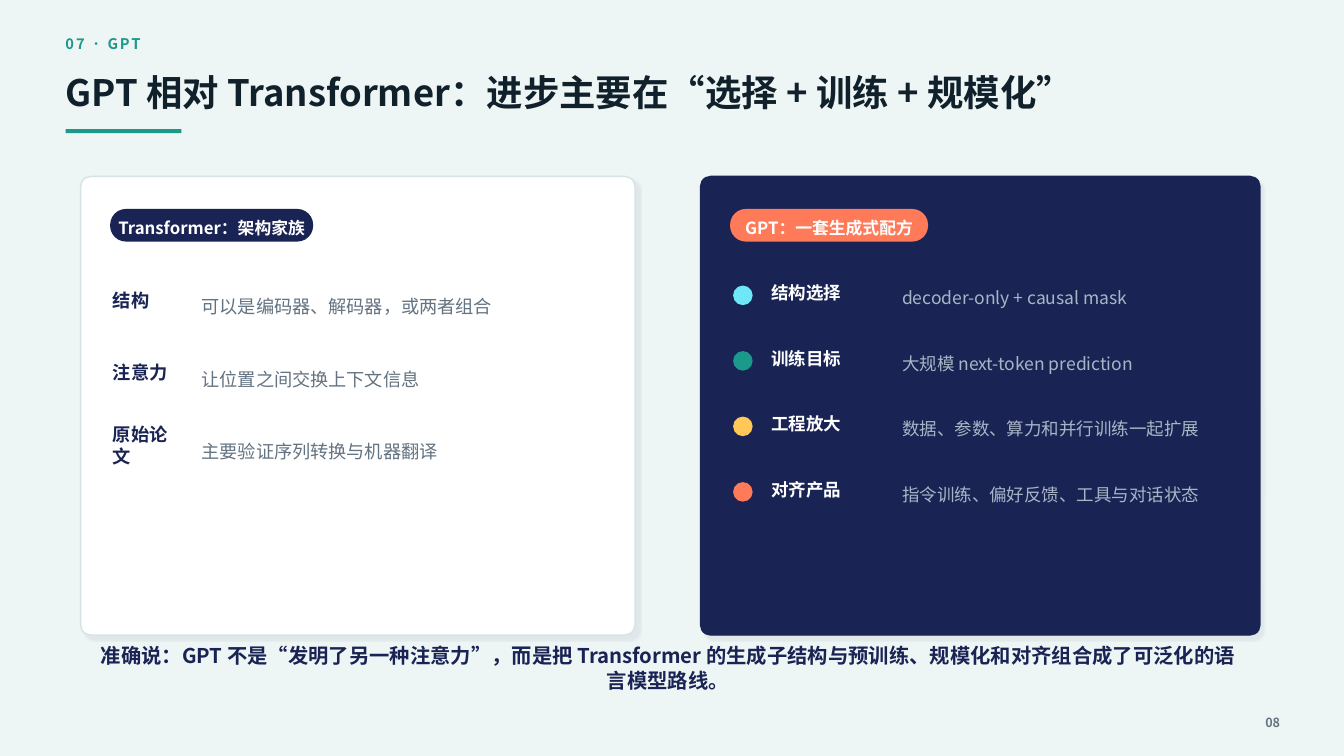
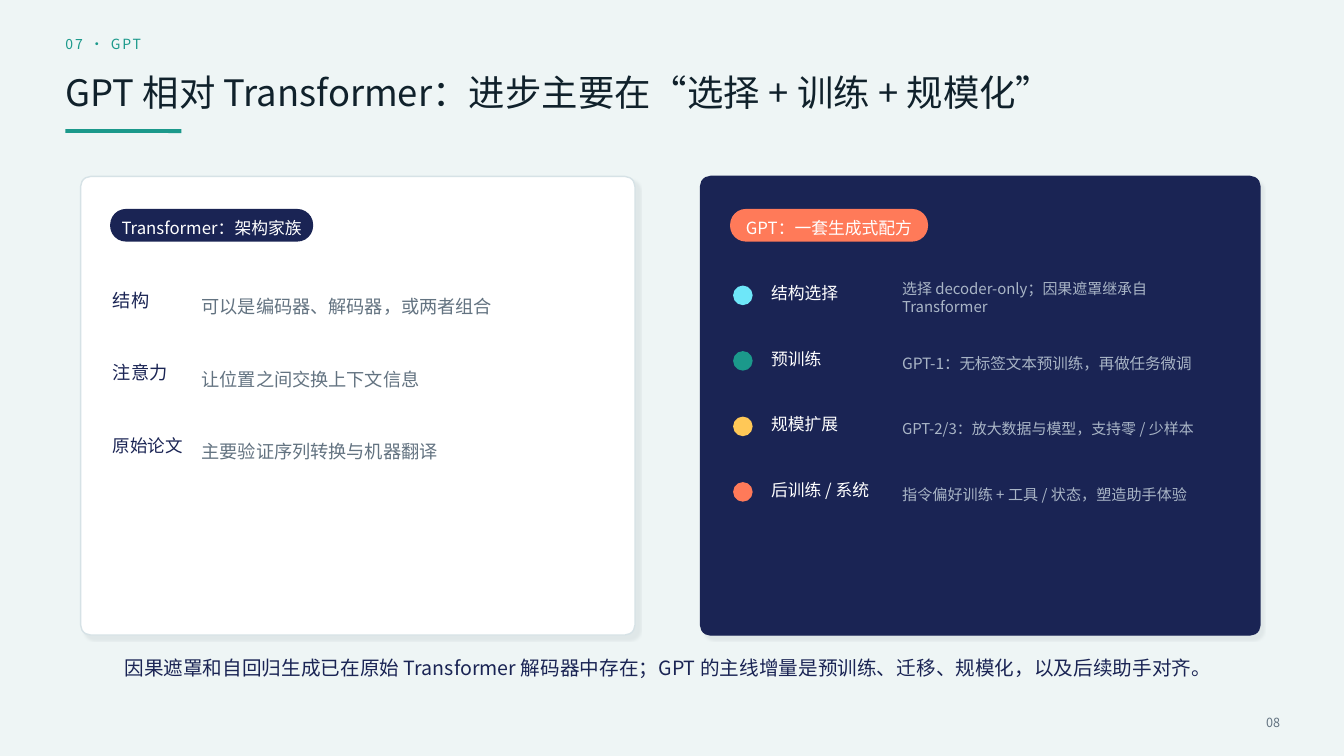
Before and after one commit to ZoMinster/ai-course, a slide deck: slide 8 of ai_from_principles_to_practice.pptx. Drawn at 1344x756 pixels with LibreOffice and Linux fonts; fonts in the diff are those of the drawing. Boxes give left, top, right and bottom in pixels: in the first picture for what was removed or moved away, otherwise in the second. Text is boxed around its words. In the diff, an @@ line names an element or a change of style, - is before the commit and + after.

```diff
--- a/ai_from_principles_to_practice.pptx
+++ b/ai_from_principles_to_practice.pptx
@@ text "07 · GPT" at (x1=65, y1=38, x2=141, y2=49): size 10.5 to 10 pt, font Noto Sans CJK JP to Noto Sans CJK SC, bold off @@
@@ text "结构选择" at (x1=771, y1=285, x2=838, y2=301): size 12.5 to 12 pt, font Noto Sans CJK JP to Noto Sans CJK SC, bold off @@
@@ text at (x1=902, y1=281, x2=1147, y2=312): text changed; size 12.5 to 10.7 pt; font Noto Sans CJK JP to Noto Sans CJK SC @@
-decoder-only + causal mask
+选择 decoder-only；因果遮罩继承自 Transformer
@@ text at (x1=771, y1=351, x2=821, y2=367): text changed; size 12.5 to 12 pt; font Noto Sans CJK JP to Noto Sans CJK SC; bold off @@
-训练目标
+预训练
@@ text at (x1=902, y1=356, x2=1192, y2=370): text changed; size 12.5 to 11 pt; font Noto Sans CJK JP to Noto Sans CJK SC @@
-大规模 next-token prediction
+GPT-1：无标签文本预训练，再做任务微调
@@ text at (x1=771, y1=416, x2=838, y2=432): text changed; size 12.5 to 12 pt; font Noto Sans CJK JP to Noto Sans CJK SC; bold off @@
-工程放大
+规模扩展
@@ text "原始论文" at (x1=113, y1=437, x2=183, y2=454): size 13 to 12.5 pt, font Noto Sans CJK JP to Noto Sans CJK SC, bold off @@
@@ text at (x1=902, y1=421, x2=1194, y2=437): text changed; size 12.5 to 10.7 pt; font Noto Sans CJK JP to Noto Sans CJK SC @@
-数据、参数、算力和并行训练一起扩展
+GPT-2/3：放大数据与模型，支持零 / 少样本
@@ text at (x1=771, y1=482, x2=870, y2=498): text changed; size 12.5 to 12 pt; font Noto Sans CJK JP to Noto Sans CJK SC; bold off @@
-对齐产品
+后训练 / 系统
@@ text at (x1=902, y1=487, x2=1187, y2=502): text changed; size 12.5 to 10.8 pt; font Noto Sans CJK JP to Noto Sans CJK SC @@
-指令训练、偏好反馈、工具与对话状态
+指令偏好训练 + 工具 / 状态，塑造助手体验
@@ text at (x1=124, y1=658, x2=1211, y2=678): text changed; size 14.5 to 14 pt; font Noto Sans CJK JP to Noto Sans CJK SC; bold off @@
-准确说：GPT 不是“发明了另一种注意力”，而是把 Transformer 的生成子结构与预训练、规模化和对齐组合成了可泛化的语言模型路线。
+因果遮罩和自回归生成已在原始 Transformer 解码器中存在；GPT 的主线增量是预训练、迁移、规模化，以及后续助手对齐。
@@ font Noto Sans CJK JP to Noto Sans CJK SC, bold off in 6 elements at (x1=65, y1=75, x2=1053, y2=109), (x1=122, y1=220, x2=302, y2=236), (x1=113, y1=291, x2=149, y2=309), (x1=113, y1=363, x2=167, y2=381), (x1=746, y1=220, x2=912, y2=236), (x1=1266, y1=717, x2=1280, y2=727) @@
```
Also in this commit, not shown: 13 other slides changed, 4 slides added, 2 other files.
